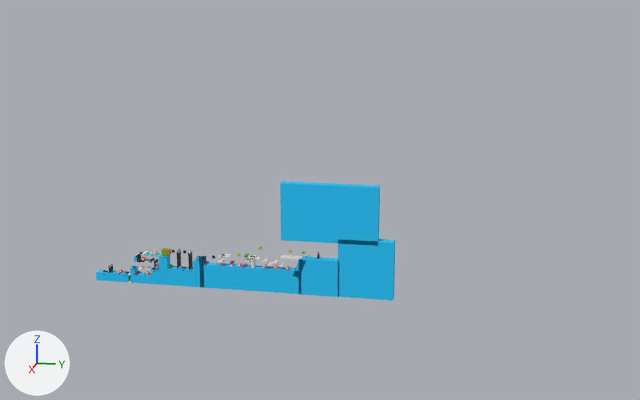
A saved change to the Blender file scenes/Cheese.blend.
Camera for both pictures: a 50 mm camera at (2900.0, 1479.0, 1050.0) aimed at (-15.0, 896.0, 321.0). The axes (+X, +Y, +Z) are drawn at lower left. The lights are the same throughout. The picture after the commit comes second.

The first picture shows 'Level1-4' and 1 more.
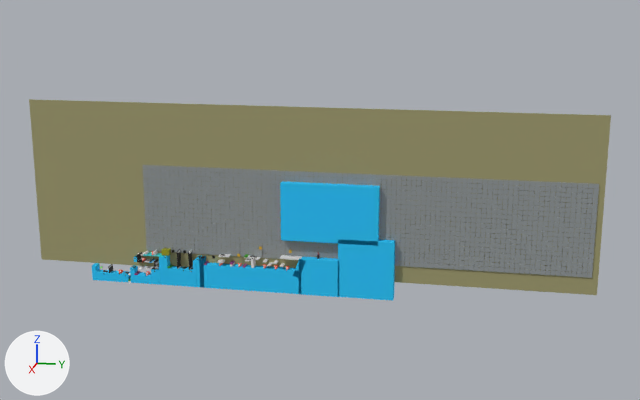
Scene script edits in JSON lines:
```json
{"op": "add", "block": "mat_wall_002", "code": ["mat_wall_002 = bpy.data.materials.new('Wall.002')", "mat_wall_002.use_nodes = True; mat_wall_002.node_tree.nodes.clear()", "_N = mat_wall_002.node_tree.nodes; _L = mat_wall_002.node_tree.links", "n0 = _N.new('ShaderNodeBsdfPrincipled'); n0.name = 'Principled BSDF'", "n0.inputs[2].default_value = 1.0  # 'Roughness'", "n1 = _N.new('ShaderNodeOutputMaterial'); n1.name = 'Material Output'", "n2 = _N.new('ShaderNodeVertexColor'); n2.name = 'Color Attribute'", "n2.layer_name = 'Color'", "_L.new(n0.outputs[0], n1.inputs[0])  # 'BSDF' to 'Surface'", "_L.new(n2.outputs[0], n0.inputs[0])  # 'Color' to 'Base Color'"]}
{"op": "add", "block": "mat_tile", "code": ["mat_tile = bpy.data.materials.new('Tile')", "# nodes: BsdfPrincipled, OutputMaterial, VertexColor", "# colours: blue #c7e1ff, purple #caafff, mixed with the vertex colours"]}
{"block": "me_metaballcube_001", "where": "me_metaballcube_001.from_pydata(...)  # 8 vertices, 6 faces; spans x -1.0..1.0, y -1.0..1.0, z -1.0..1.0"}
{"block": "me_metaballcube_001", "where": "# used by ob_metaballcube_001; location = (0.0, 841.0, 133.0); scale = (4.5, 4.5, 3.25)"}
{"block": "me_metaballcube_001", "change": "me_metaballcube_001 part 1: 6 faces centred in x -1.0..1.0, y -1.0..1.0, z -1.0..1.0 are repainted in the vertex colours; the middle colour goes from yellow #9a9b16 to beige #a09c70"}
{"op": "add", "block": "me_collision_3_001", "code": ["me_collision_3_001 = bpy.data.meshes.new('Collision_3.001')", "me_collision_3_001.from_pydata(...)  # a box spanning x -1.0..1.0, y -1.0..1.0, z -1.0..1.0", "me_collision_3_001.materials.append(mat_wall_002)"]}
{"op": "add", "block": "me_cube_024", "code": ["me_cube_024 = bpy.data.meshes.new('Cube.024')", "me_cube_024.from_pydata(...)  # 42408 vertices, 38874 faces; spans x -1.0..39.0, y -1.0..194.0, z -1.0..1.0", "me_cube_024.materials.append(mat_tile)"]}
{"op": "add", "block": "col_level1_4", "code": "col_level1_4.objects.link(ob_collision_3_001)"}
{"op": "add", "block": "col_background", "code": ["col_background = bpy.data.collections.new('Background')", "col_background.objects.link(ob_metaballcube_001)", "col_background.objects.link(ob_tile)"]}
{"op": "set", "path": "ob_metaballcube_001.location", "old": "(0.0, 841.0, 133.0)", "new": "(-15.0, 500.0, 244.0)"}
{"op": "set", "path": "ob_metaballcube_001.scale", "old": "(4.5, 4.5, 3.25)", "new": "(1.0, 1000.0, 300.0)"}
{"op": "add", "block": "ob_collision_3_001", "code": ["ob_collision_3_001 = bpy.data.objects.new('Collision_3.001', me_collision_3_001)", "ob_collision_3_001.location = (0.735, 56.22, 12.48)", "ob_collision_3_001.scale = (15.6, 7.8, 28.1)"]}
{"op": "add", "block": "ob_tile", "code": ["ob_tile = bpy.data.objects.new('tile', me_cube_024)", "ob_tile.location = (-10.0, -71.0, 314.0)", "ob_tile.rotation_euler = (0.0, 1.571, 0.0)  # degrees (0, 90, 0)", "ob_tile.scale = (7.98, 7.98, 0.464)"]}
{"op": "add", "block": "ob_background", "code": ["ob_background = bpy.data.objects.new('Background', None)", "ob_background.location = (-1.0, 333.0, 97.0)", "ob_background.instance_type = 'COLLECTION'", "ob_background.instance_collection = col_background"]}
```

Boxes (x1, y1, x2, y2) around the edits, measured in the pictures (640 x 400 px):
```json
{"object": "Background", "change": "added", "after": [29, 99, 611, 295]}
```
